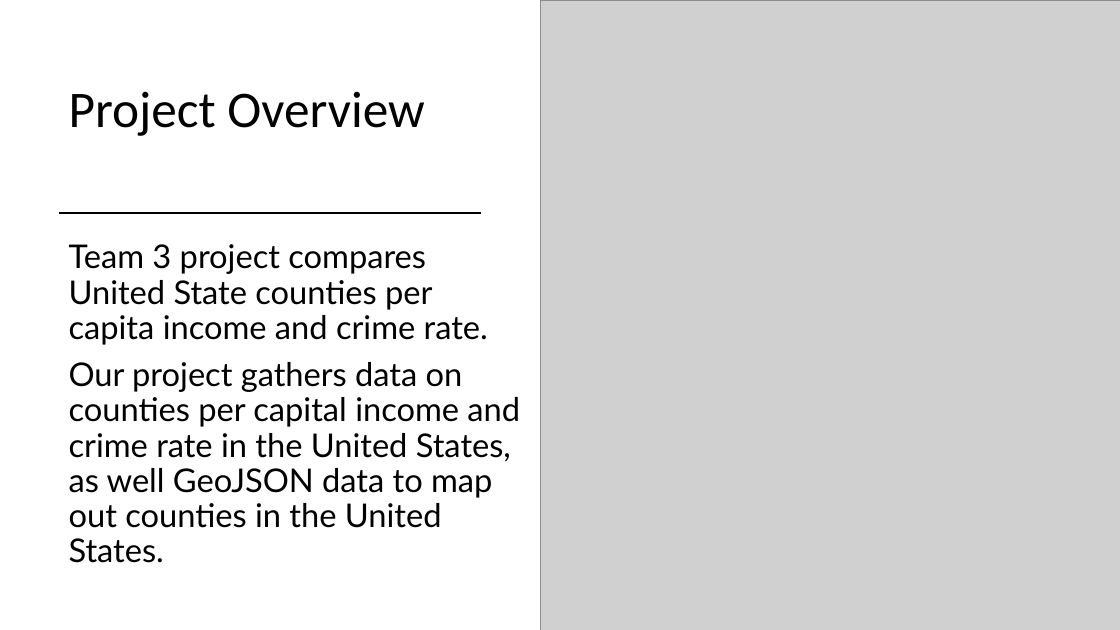
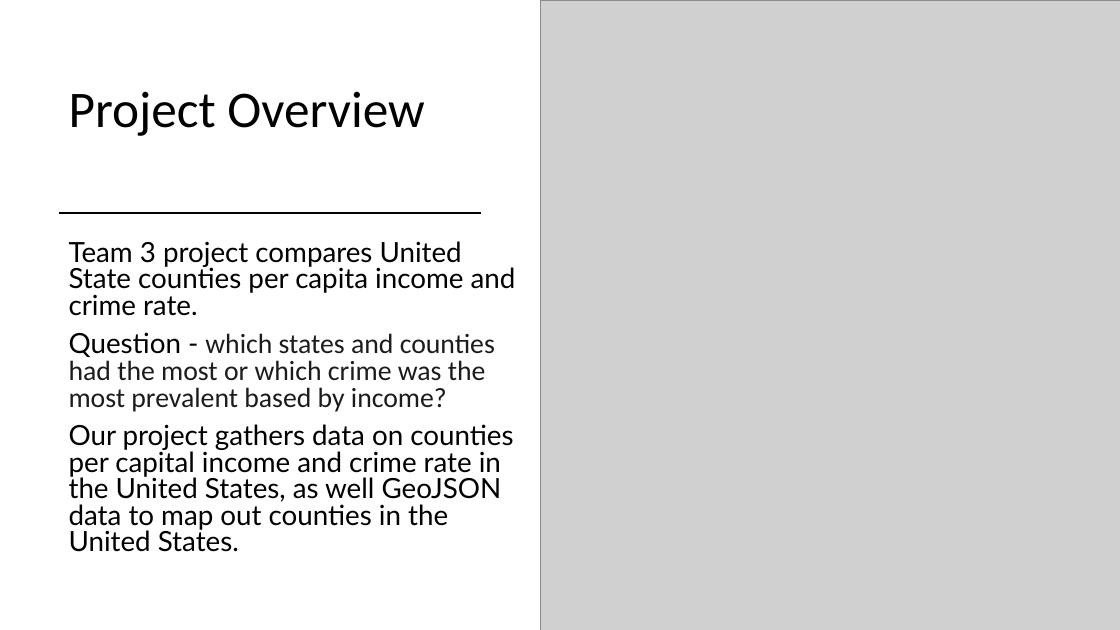
Before and after one commit to mattapallisravya/Web_visualizations_Project3, a slide deck: slide 2 of Chris/Crime Rate per Capita Income.pptx. Drawn at 1120x630 pixels with LibreOffice and Linux fonts; fonts in the diff are those of the drawing; grey boxes stand for pictures. Boxes give left, top, right and bottom in pixels: in the first picture for what was removed or moved away, otherwise in the second. Text is boxed around its words. In the diff, an @@ line names an element or a change of style, - is before the commit and + after.

```diff
--- a/Chris/Crime Rate per Capita Income.pptx
+++ b/Chris/Crime Rate per Capita Income.pptx
@@ text at bbox=[69, 241, 516, 552]: size 28 to 23.8 pt in "Team 3 project compares United State counties ...", "Our project gathers data on counties per ..."; line spacing 0.9 to 0.8 @@
@@ text at bbox=[69, 332, 495, 412]: paragraph added @@
+Question - which states and counties had the most or which crime was the most prevalent based by income?
```
Also in this commit, not shown: 2 other slides changed, 4 slides added, 2 slides removed, 27 other files.
